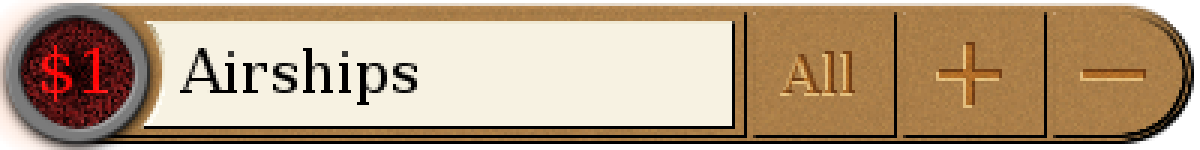
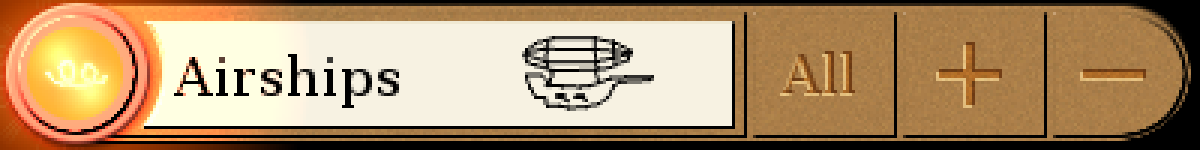
Layers edited between the first and the second 1200px x 150px image:
added layer "Airships" above "Cannons #1" over [522, 36, 654, 111]
added layer "Light #1" (color dodge) above "Light" over [0, 0, 1200, 150]
added layer "Light" above "Airships #1" over [15, 12, 138, 135]
renamed "Airships" to "Airships #1", painted on it over [174, 48, 417, 108]
renamed "$1" to "$5", hid it, painted on it over [42, 45, 111, 102]
